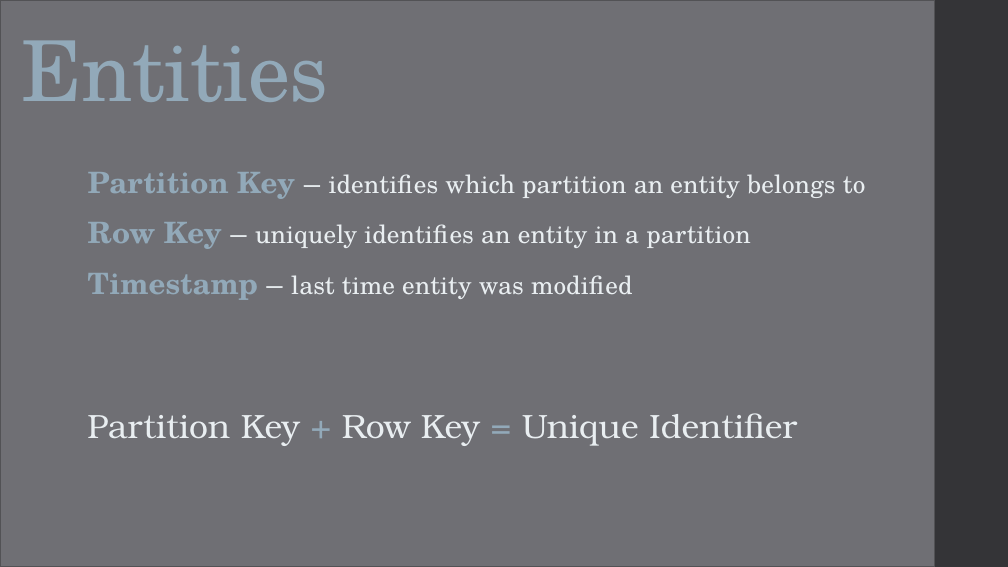
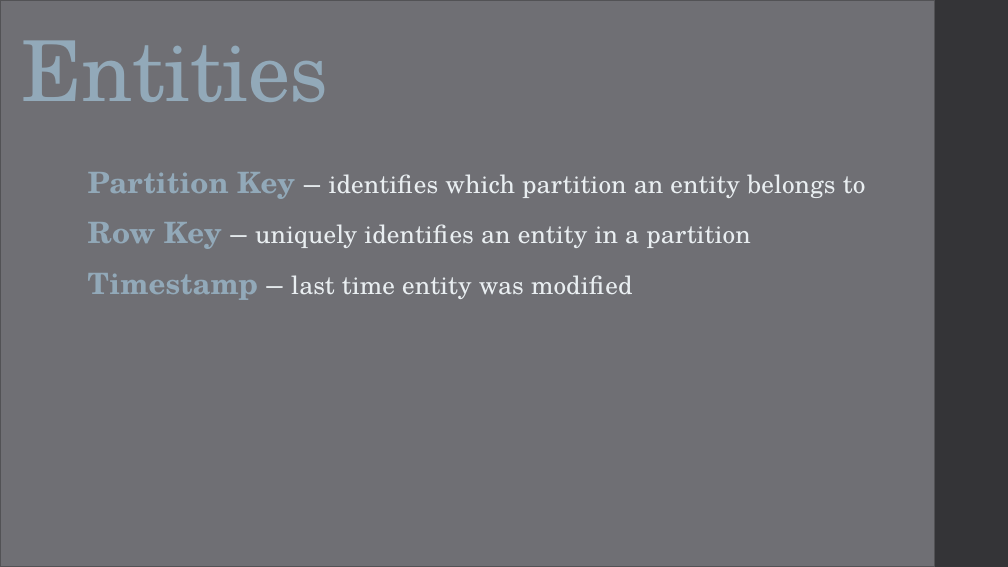
Before and after one commit to CaitieM20/DotNetConf, a slide deck: slide 7 of Patterns & Best Practices For Moving From RDBMS to Azure Storage.pptx (slide 9 before the commit). Drawn at 1008x567 pixels with LibreOffice and Linux fonts; fonts in the diff are those of the drawing. Boxes give left, top, right and bottom in pixels: in the first picture for what was removed or moved away, otherwise in the second. Text is boxed around its words. In the diff, an @@ line names an element or a change of style, - is before the commit and + after.

```diff
--- a/Patterns & Best Practices For Moving From RDBMS to Azure Storage.pptx
+++ b/Patterns & Best Practices For Moving From RDBMS to Azure Storage.pptx
@@ text removed at (x1=87, y1=413, x2=797, y2=446) @@
-Partition Key + Row Key = Unique Identifier
```
Also in this commit, not shown: 13 other slides changed, 14 slides added, 13 slides removed, 3 other files.
